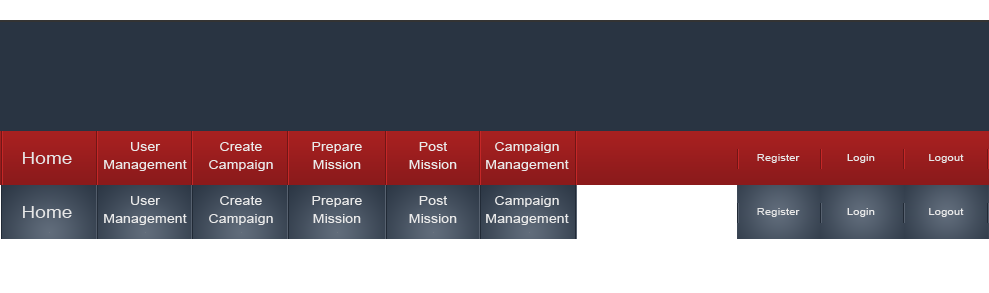
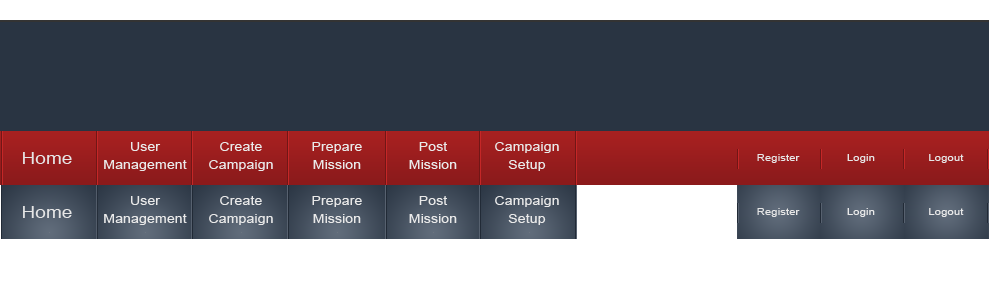
Layer changes from the first 989x293 image to the second:
added group "Text" (2nd of 2, in "BosWar") with 18 layers in group "BosWar" over (x1=486, y1=160, x2=569, y2=225)
renamed "Campaign Management copy 2" to "Campaign Setup", moved it into group "Text", painted on it over (x1=486, y1=160, x2=569, y2=171)
renamed "Campaign Management copy" to "Campaign Setup", moved it into group "Text", painted on it over (x1=486, y1=214, x2=569, y2=225)
